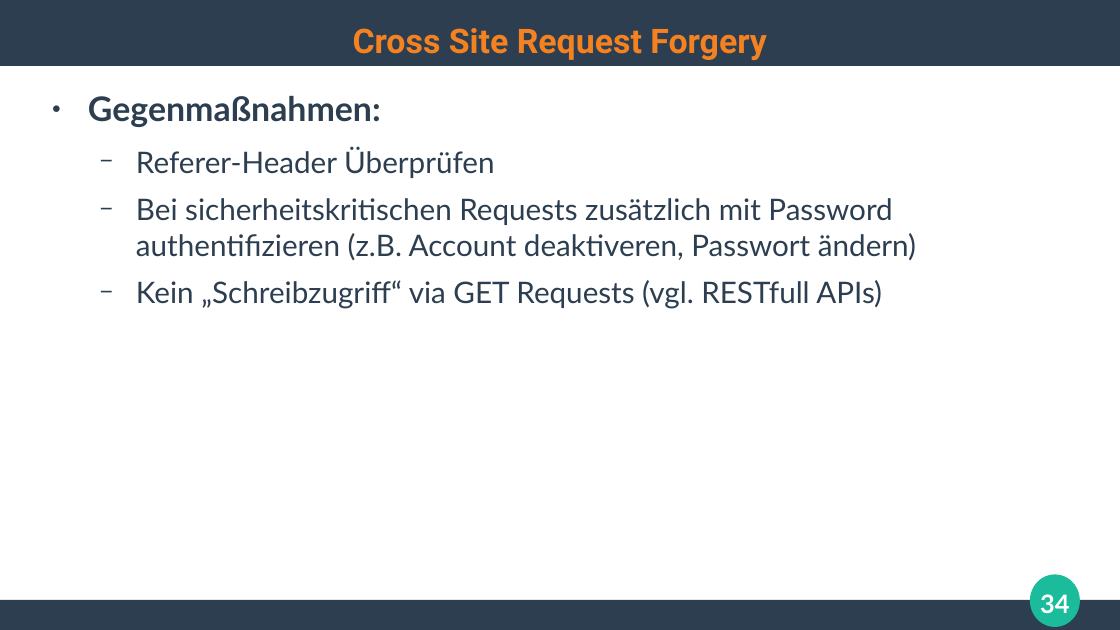
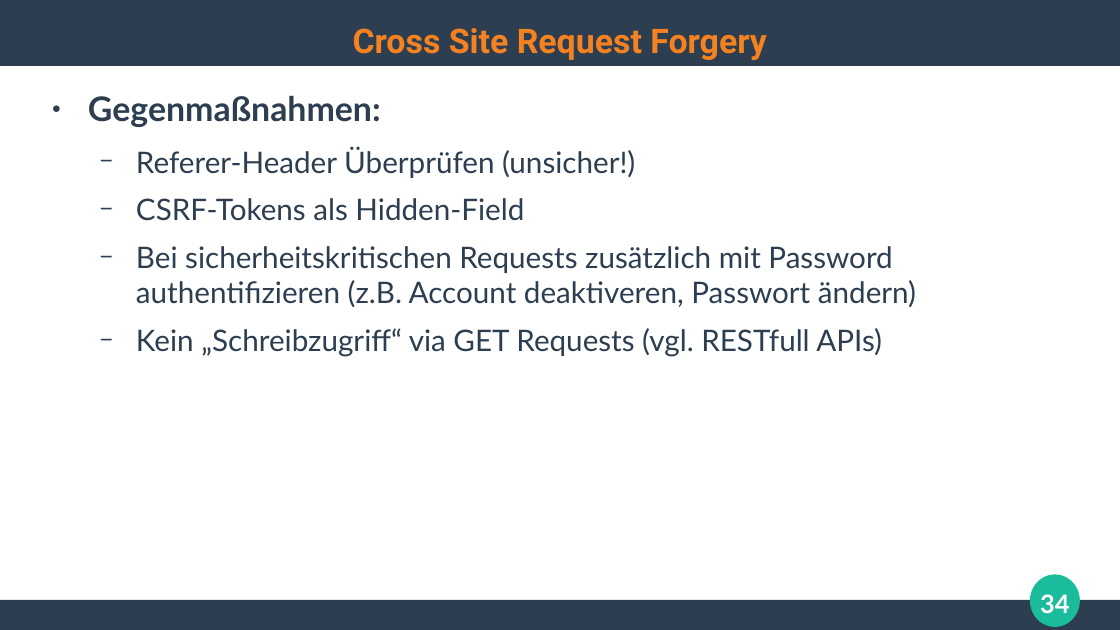
Before and after one commit to ghandmann/HS-AlbSig-WebAnwendungen2, a slide deck: slide 34 of Kapitel/06_WebSecurity.odp. Drawn at 1120x630 pixels with LibreOffice and Linux fonts; fonts in the diff are those of the drawing. Boxes give left, top, right and bottom in pixels: in the first picture for what was removed or moved away, otherwise in the second. Text is boxed around its words. In the diff, an @@ line names an element or a change of style, - is before the commit and + after.

Commit message:
mention csrf tokens

```diff
--- a/Kapitel/06_WebSecurity.odp
+++ b/Kapitel/06_WebSecurity.odp
@@ text at box(136, 147, 635, 221): text changed @@
-  − Referer-Header Überprüfen
+  − Referer-Header Überprüfen (unsicher!)
+  − CSRF-Tokens als Hidden-Field
```
